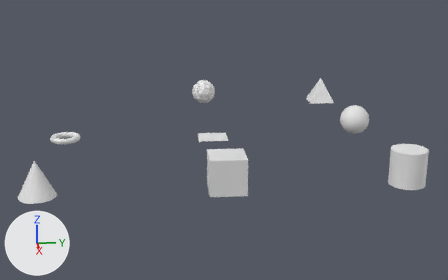
Two versions of the Blender file objects/beaverdb/basic.blend, one commit apart.
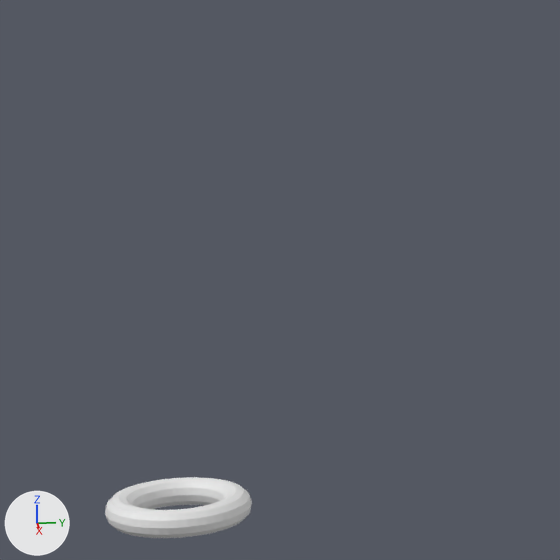
Old and new are each drawn whole from a 50 mm camera at (20.59, -1.55, 6.17) aimed at (0.21, 0.37, -0.06) and again close up on the part from 6% to 32% of the width and 12% to 53% of the height. Arrows for +X, +Y and +Z are at lower left; the lights stay in place. The close-ups show mesh edges as thin lines.
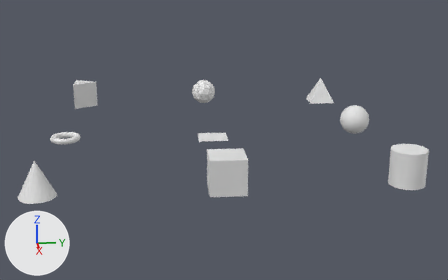
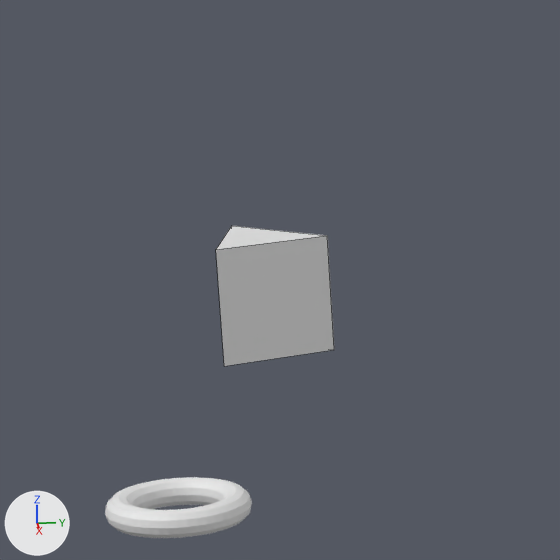
Boxes (x1, y1, x2, y2) around the edits, measured in the close-ups (560 x 560 px):
'triangularprism', added
    after: (216, 226, 334, 366)

What changed in the scene script:
```text
Add me_cube:
    me_cube.from_pydata([(-0.5, -0.289, 0.0), (-0.5, -0.289, 1.0), (0.5, -0.289, 0.0), (0.5, -0.289, 1.0), (0.0, 0.577, 0.0), (0.0, 0.577, 1.0)], [], [(0, 1, 5, 4), (5, 3, 2, 4), (3, 1, 0, 2), (4, 2, 0), (1, 3, 5)])
Add ob_triangularprism:
    ob_triangularprism = bpy.data.objects.new('triangularprism', me_cube)
    ob_triangularprism.location = (-5.0, -5.0, 0.0)
```
